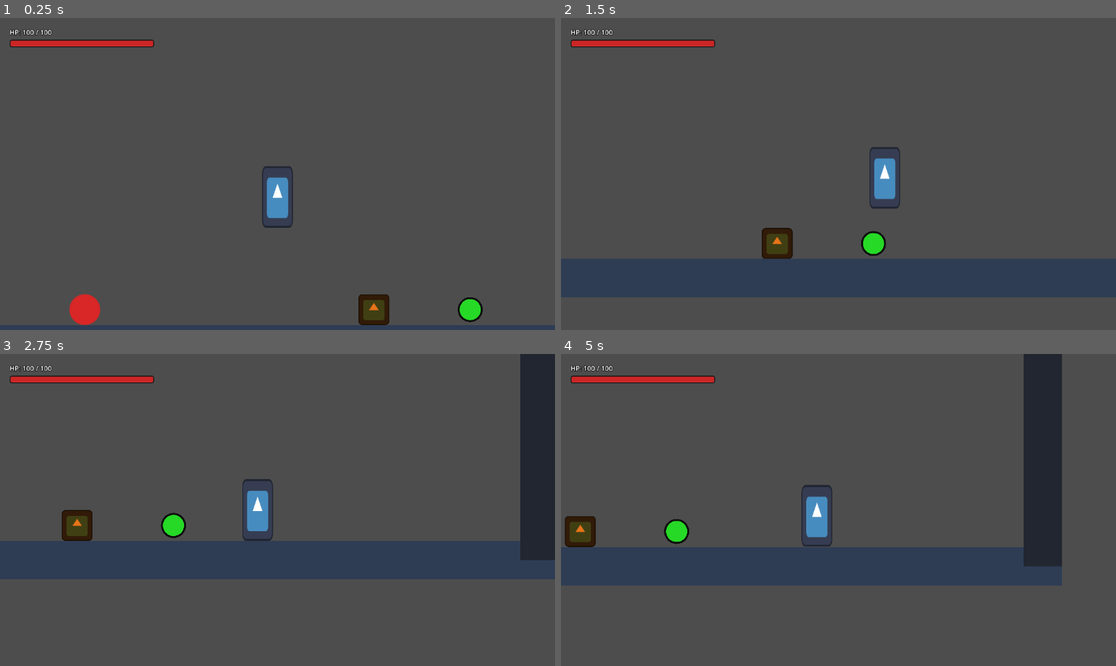
Above: before the commit, frames 1-4 (two rows, left to right).
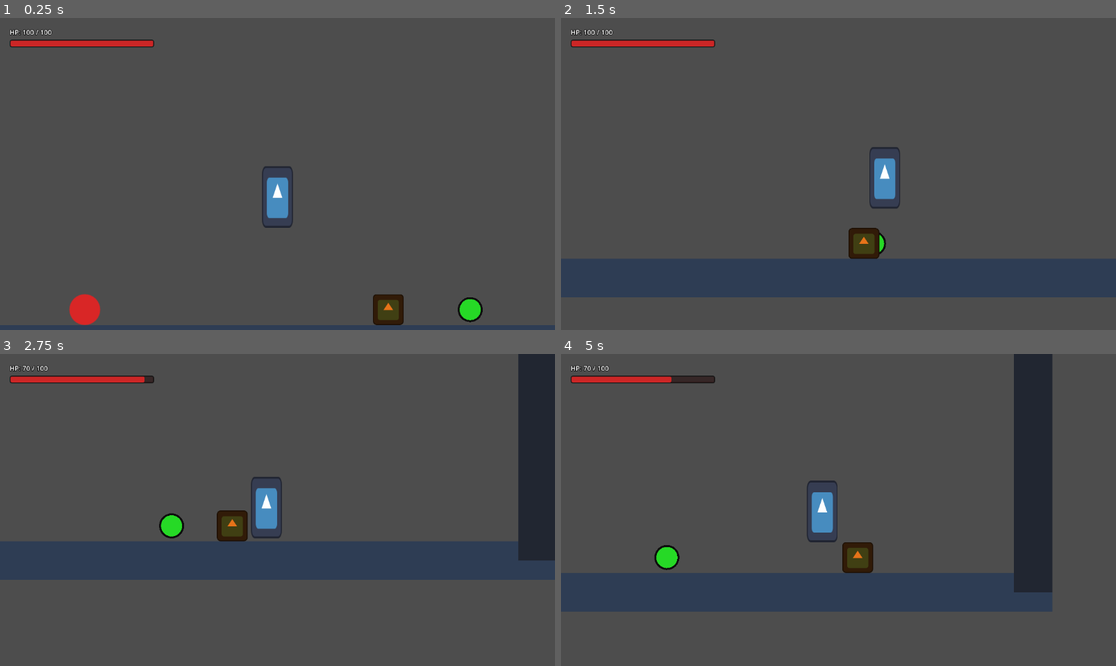
Above: after the commit, the same moments.

Repository: hikarirainbow/New-Project
Game: Godot game, scene res://scenes/levels/sandbox_level.tscn
Same seed, same stepped clock (60 frames per second), same inputs: the game is played once before the commit and once after it. The engine's default icon, where the game draws it, is replaced by a stand-in: a white triangle on a blue panel in a dark square.
Inputs:
- Up to frame 1 (0.25 s): no input
- Up to frame 2 (1.5 s): hold D (move_right) from 0.53 s (still down); tap X (attack) at 0.6 s; tap Space (jump) at 0.77 s; tap C (dash) at 1.35 s
- Up to frame 3 (2.75 s): tap Space (jump) at 1.52 s; release D (move_right) at 2.03 s; hold A (move_left) from 2.03 s (still down); tap X (attack) at 2.1 s
- Up to frame 4 (5 s): release A (move_left) at 2.78 s; hold D (move_right) 2.78-4.28 s; tap C (dash) at 2.85, 4.35 s; tap Space (jump) at 3.02, 3.77, 4.52 s; tap X (attack) at 3.6 s; hold A (move_left) from 4.28 s (still down)

The runs differ from the first frame. In frame 1, 0.6% of the frame differs, in the area x 64-73%, y 88-99%; in frame 2, 1.1%; in frame 3, 2.5%; in frame 4, 19%, in the area x 0-91%, y 0-83%.
Error before the commit: Parse Error: Identifier "FRICTION" not declared in the current scope. (res://scenes/enemies/grab_enemy.gd:23)

Commit message:
fix: declare friction in Actor base class and update Player and GrabEnemy references

Diff:
--- a/scenes/enemies/grab_enemy.gd
+++ b/scenes/enemies/grab_enemy.gd
@@ -20,7 +20,7 @@
 	# Nếu đang bị giật lùi (knockback), để lực đẩy tự tiêu hao
 	if knockback_timer > 0.0:
 		knockback_timer -= delta
-		velocity.x = move_toward(velocity.x, 0, FRICTION * delta)
+		velocity.x = move_toward(velocity.x, 0, friction * delta)
 		if not is_on_floor():
 			velocity.y += gravity * delta
 		move_and_slide()
--- a/scenes/player/player.gd
+++ b/scenes/player/player.gd
@@ -4,7 +4,6 @@
 const SPEED = 200.0
 const JUMP_VELOCITY = -380.0
 const ACCELERATION = 1000.0
-const FRICTION = 1200.0
 
 # Trạng thái nhân vật (FSM)
 enum State { MOVE, GRABBED, DEFEATED, DASH }
@@ -83,7 +82,7 @@
 
 	# Nếu đang chịu lực giật lùi (knockback), khóa phím điều khiển và giảm tốc dần
 	if knockback_timer > 0.0:
-		velocity.x = move_toward(velocity.x, 0, FRICTION * delta)
+		velocity.x = move_toward(velocity.x, 0, friction * delta)
 		move_and_slide()
 		return
 
@@ -101,7 +100,7 @@
 			$Sprite2D.flip_h = direction < 0
 	else:
 		# Giảm tốc độ dần đều về 0 khi không nhấn phím di chuyển
-		velocity.x = move_toward(velocity.x, 0, FRICTION * delta)
+		velocity.x = move_toward(velocity.x, 0, friction * delta)
 
 	move_and_slide()
 
--- a/scripts/actor.gd
+++ b/scripts/actor.gd
@@ -10,6 +10,9 @@
 
 # Trạng thái bị đẩy lùi (Knockback)
 var knockback_timer: float = 0.0
+
+# Lực ma sát giảm tốc khi dừng/bị đẩy lùi
+@export var friction: float = 1200.0
 
 # Các tín hiệu chung
 signal health_changed(new_health)
